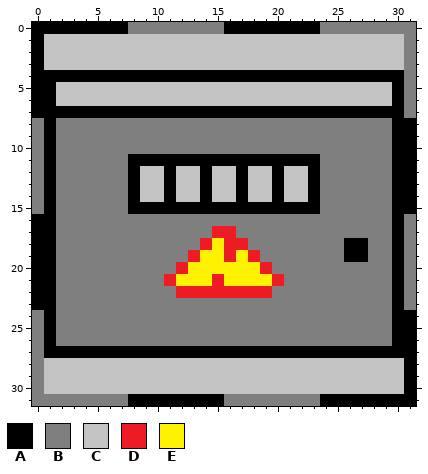
Pixel-art sprite: src/graphics/door_closed.png. Above: the version before the commit.
The file is 32x32 pixels.
Palette (. is transparent): A #000000  B #7f7f7f  C #c3c3c3  D #ed1c24  E #fff200
Pixels before, first column x 0:
 0 AAAAAAAABBBBBBBBAAAAAAAABBBBBBBB
 1 ACCCCCCCCCCCCCCCCCCCCCCCCCCCCCCB
 2 ACCCCCCCCCCCCCCCCCCCCCCCCCCCCCCB
 3 ACCCCCCCCCCCCCCCCCCCCCCCCCCCCCCB
 4 AAAAAAAAAAAAAAAAAAAAAAAAAAAAAAAB
 5 AACCCCCCCCCCCCCCCCCCCCCCCCCCCCAB
 6 AACCCCCCCCCCCCCCCCCCCCCCCCCCCCAB
 7 AAAAAAAAAAAAAAAAAAAAAAAAAAAAAAAB
 8 BABBBBBBBBBBBBBBBBBBBBBBBBBBBBAA
 9 BABBBBBBBBBBBBBBBBBBBBBBBBBBBBAA
10 BABBBBBBBBBBBBBBBBBBBBBBBBBBBBAA
11 BABBBBBBAAAAAAAAAAAAAAAABBBBBBAA
12 BABBBBBBACCACCACCACCACCABBBBBBAA
13 BABBBBBBACCACCACCACCACCABBBBBBAA
14 BABBBBBBACCACCACCACCACCABBBBBBAA
15 BABBBBBBAAAAAAAAAAAAAAAABBBBBBAA
16 AABBBBBBBBBBBBBBBBBBBBBBBBBBBBAB
17 AABBBBBBBBBBBBBDDBBBBBBBBBBBBBAB
18 AABBBBBBBBBBBBDEDDBBBBBBBBAABBAB
19 AABBBBBBBBBBBDEEDEDBBBBBBBAABBAB
20 AABBBBBBBBBBDEEEEEEDBBBBBBBBBBAB
21 AABBBBBBBBBDEEEDEEEEDBBBBBBBBBAB
22 AABBBBBBBBBBDDDDDDDDBBBBBBBBBBAB
23 AABBBBBBBBBBBBBBBBBBBBBBBBBBBBAB
24 BABBBBBBBBBBBBBBBBBBBBBBBBBBBBAA
25 BABBBBBBBBBBBBBBBBBBBBBBBBBBBBAA
26 BABBBBBBBBBBBBBBBBBBBBBBBBBBBBAA
27 BAAAAAAAAAAAAAAAAAAAAAAAAAAAAAAA
28 BCCCCCCCCCCCCCCCCCCCCCCCCCCCCCCA
29 BCCCCCCCCCCCCCCCCCCCCCCCCCCCCCCA
30 BCCCCCCCCCCCCCCCCCCCCCCCCCCCCCCA
31 BBBBBBBBAAAAAAAABBBBBBBBAAAAAAAA
After:
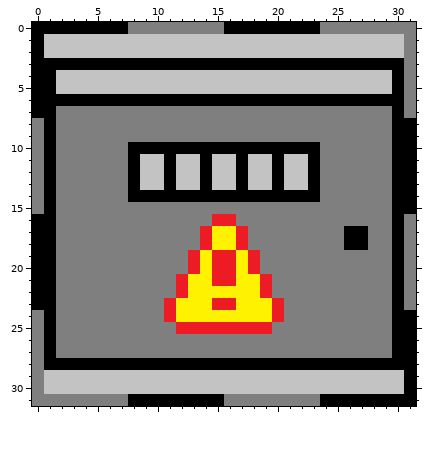
From old to new:
Changed rows in their new state; - is an unchanged pixel.
first column x 1:
 3 AAAAAAAAAAAAAAAAAAAAAAAAAAAAAA
 4 -CCCCCCCCCCCCCCCCCCCCCCCCCCCC-
 6 -AAAAAAAAAAAAAAAAAAAAAAAAAAAA-
 7 -BBBBBBBBBBBBBBBBBBBBBBBBBBBB-
10 -------AAAAAAAAAAAAAAAA-------
11 --------CC-CC-CC-CC-CC--------
14 --------AA-AA-AA-AA-AA--------
15 -------BBBBBBBBBBBBBBBB-------
16 --------------DD--------------
17 -------------DEED--------AA---
18 ---------------E--------------
19 --------------D----------BB---
20 -----------BD-DD-DB-----------
21 ----------BD---D--DB----------
22 ------------EEEEEE------------
23 ----------DEEEDDEEED----------
24 ----------DEEEEEEEED----------
25 -----------DDDDDDDD-----------
27 -BBBBBBBBBBBBBBBBBBBBBBBBBBBB-
28 AAAAAAAAAAAAAAAAAAAAAAAAAAAAAA
Boxes around the changes in both pictures, in picture pixels (x1, y1, x2, y2):
changed: (44, 58, 404, 370)
